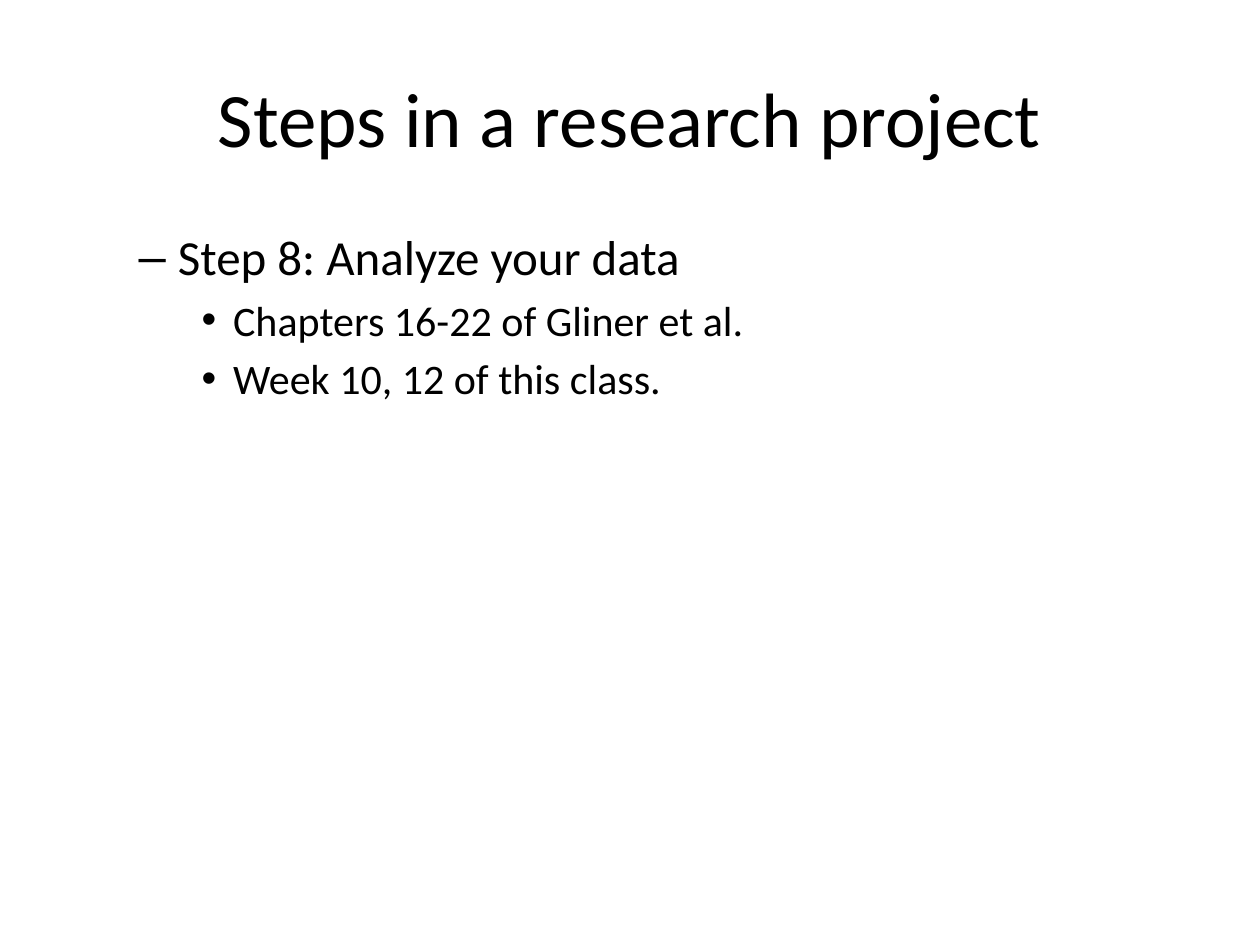
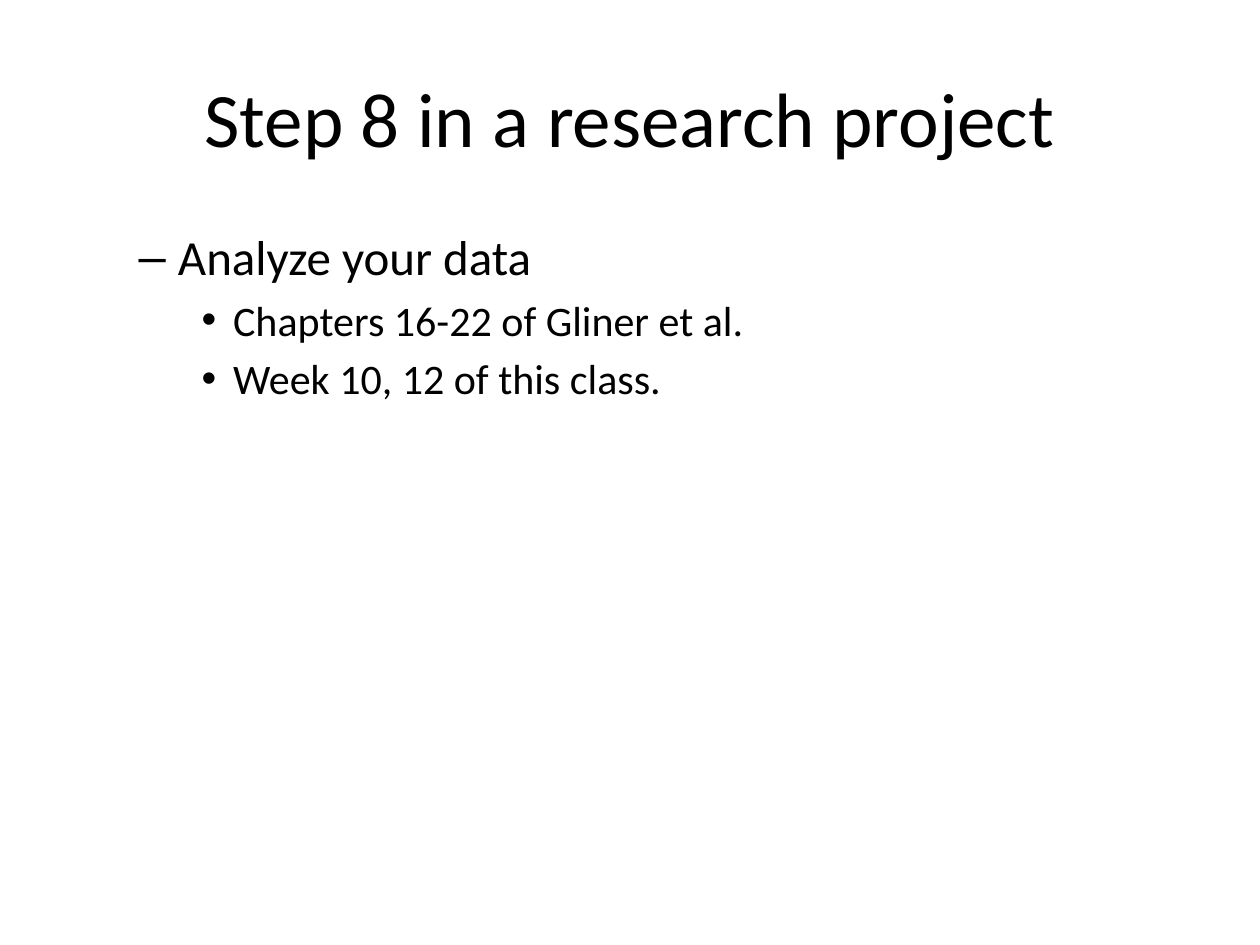
Before and after one commit to pmean/classes, a slide deck: slide 11 of clinical-research-methodology/results/video02-planning.pptx. Drawn at 1260x945 pixels with LibreOffice and Linux fonts; fonts in the diff are those of the drawing. Boxes give left, top, right and bottom in pixels: in the first picture for what was removed or moved away, otherwise in the second. Text is boxed around its words. In the diff, an @@ line names an element or a change of style, - is before the commit and + after.

```diff
--- a/clinical-research-methodology/results/video02-planning.pptx
+++ b/clinical-research-methodology/results/video02-planning.pptx
@@ title at bbox=[205, 93, 1053, 161]: text changed @@
-Steps in a research project
+Step 8 in a research project
@@ text at bbox=[178, 241, 531, 283]: text changed @@
-  – Step 8: Analyze your data
+  – Analyze your data
```
Also in this commit, not shown: 12 other slides changed, 17 other files.
